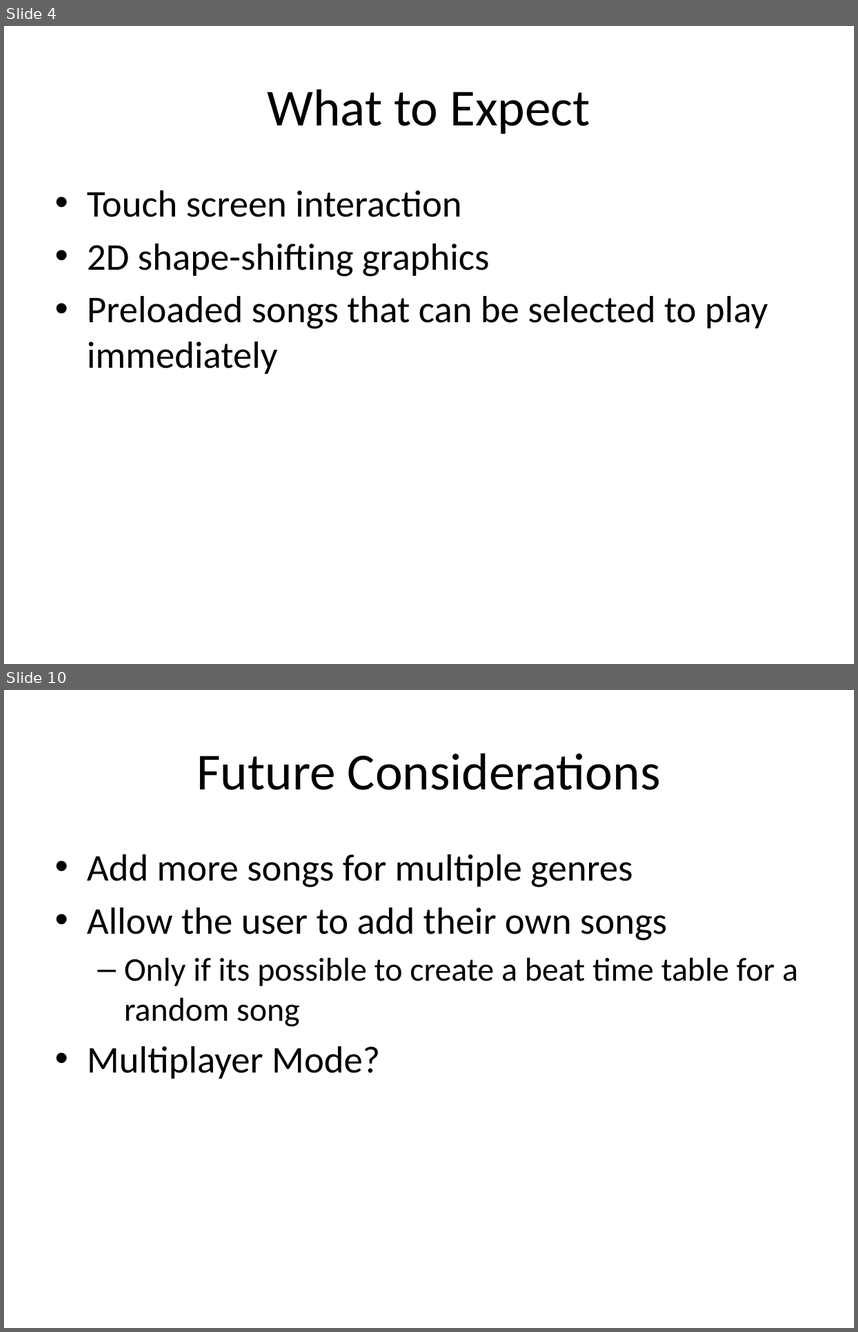
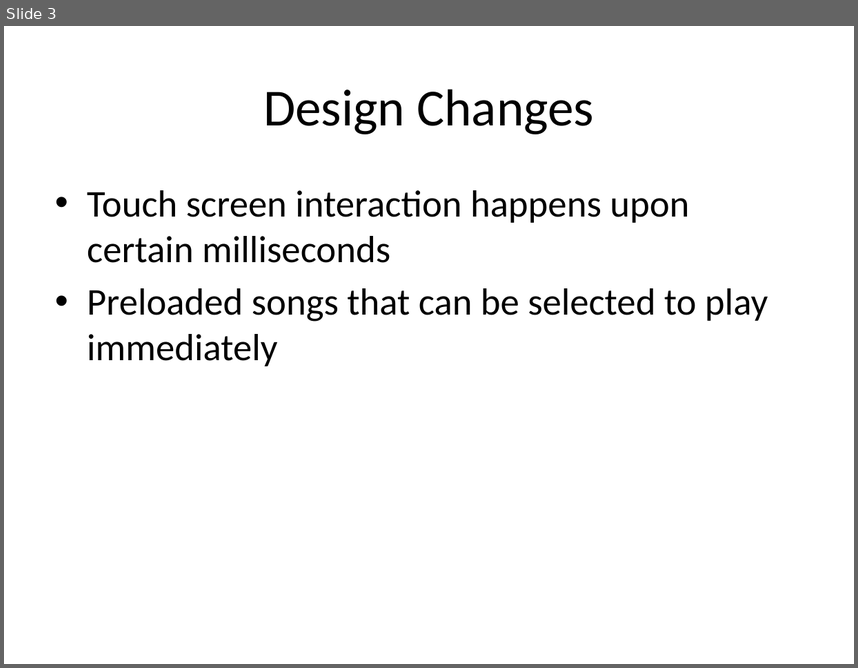
Before and after one commit to bredg95/LuaProjects, a slide deck: GuevEledProject/Brosu.pptx. Shown one above the other, each under a label of ours: slides 4 and 10 before the commit, slide 3 after it; the slides between them are not shown. The pictures are 858x1332 and 858x668 pixels, drawn with LibreOffice and Linux fonts; fonts in the diff are those of the drawing. Boxes give left, top, right and bottom in pixels: in the first picture for what was removed or moved away, otherwise in the second. Text is boxed around its words. In the diff, an @@ line names an element or a change of style, - is before the commit and + after.

```diff
--- a/GuevEledProject/Brosu.pptx
+++ b/GuevEledProject/Brosu.pptx
@@ slide 10 removed at (x1=4, y1=690, x2=854, y2=1328), background #FFFFFF @@
@@ title removed at (x1=197, y1=753, x2=661, y2=790) @@
-Future Considerations
@@ text removed at (x1=87, y1=854, x2=798, y2=1078) @@
-• Add more songs for multiple genres
-• Allow the user to add their own songs
-  – Only if its possible to create a beat time table for a random song
-• Multiplayer Mode?
@@ what was slide 4 is now slide 3 @@
@@ slide 3 changed as well @@
@@ title at (x1=263, y1=89, x2=594, y2=134): text changed @@
-What to Expect
+Design Changes
@@ text at (x1=87, y1=190, x2=689, y2=263): text changed @@
-• Touch screen interaction
-• 2D shape-shifting graphics
+• Touch screen interaction happens upon certain milliseconds
```
Also in this commit, not shown: 2 other slides changed, 3 slides added, 6 other slides removed, 1 other file.
